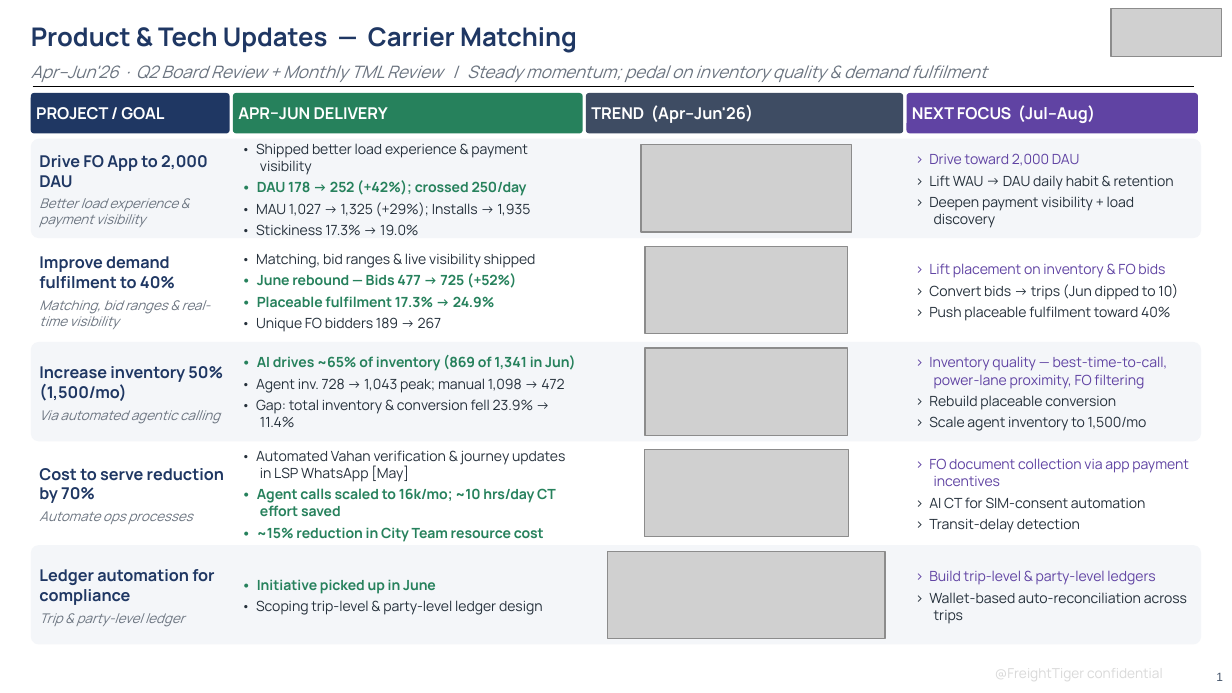
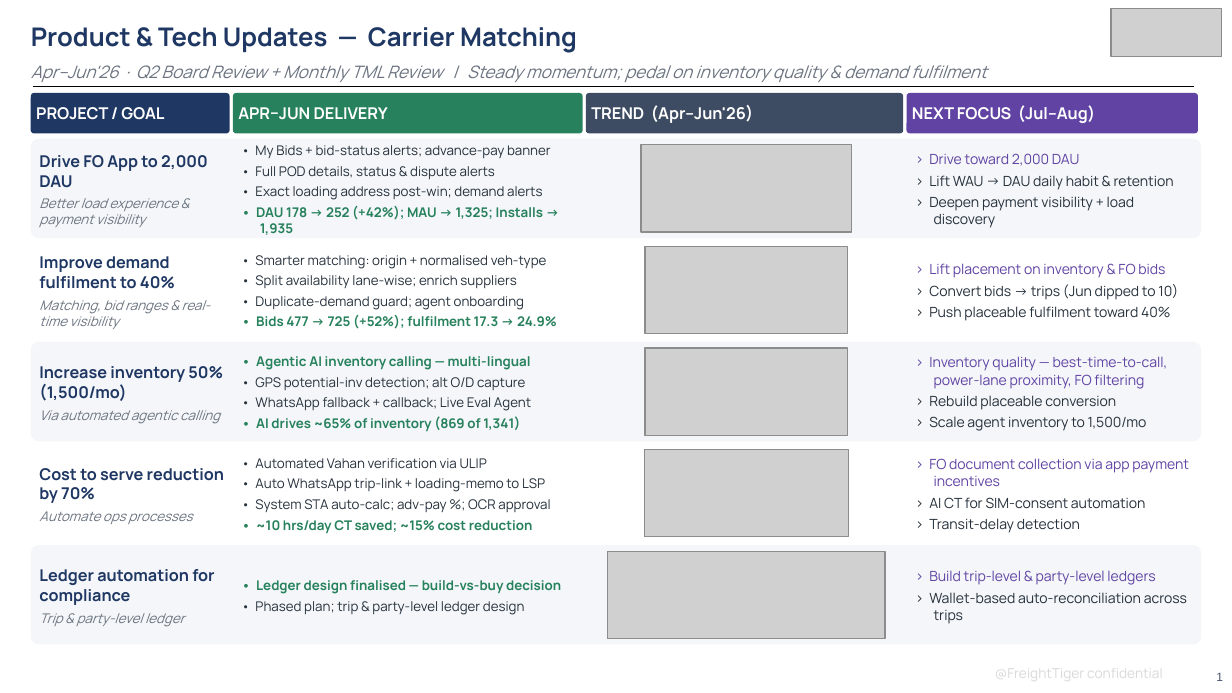
Before and after one commit to Devendra471/linear-prd-agent, a slide deck: slide 1 of board_review_q2_2026/TML_Review_CM_AprMayJun_2026_BoardReview.pptx. Drawn at 1232x693 pixels with LibreOffice and Linux fonts; fonts in the diff are those of the drawing; grey boxes stand for pictures. Boxes give left, top, right and bottom in pixels: in the first picture for what was removed or moved away, otherwise in the second. Text is boxed around its words. In the diff, an @@ line names an element or a change of style, - is before the commit and + after.

```diff
--- a/board_review_q2_2026/TML_Review_CM_AprMayJun_2026_BoardReview.pptx
+++ b/board_review_q2_2026/TML_Review_CM_AprMayJun_2026_BoardReview.pptx
@@ text at [255,145,551,235]: text changed; size 8.2 to 7.8 pt @@
-• Shipped better load experience & payment visibility
-• DAU 178 → 252 (+42%); crossed 250/day
-• MAU 1,027 → 1,325 (+29%); Installs → 1,935
-• Stickiness 17.3% → 19.0%
+• My Bids + bid-status alerts; advance-pay banner
+• Full POD details, status & dispute alerts
+• Exact loading address post-win; demand alerts
+• DAU 178 → 252 (+42%); MAU → 1,325; Installs → 1,935
@@ text at [255,255,557,329]: text changed; size 8.2 to 7.8 pt @@
-• Matching, bid ranges & live visibility shipped
-• June rebound — Bids 477 → 725 (+52%)
-• Placeable fulfilment 17.3% → 24.9%
-• Unique FO bidders 189 → 267
+• Smarter matching: origin + normalised veh-type
+• Split availability lane-wise; enrich suppliers
+• Duplicate-demand guard; agent onboarding
+• Bids 477 → 725 (+52%); fulfilment 17.3 → 24.9%
@@ text at [255,356,531,432]: text changed; size 8.2 to 7.8 pt @@
-• AI drives ~65% of inventory (869 of 1,341 in Jun)
-• Agent inv. 728 → 1,043 peak; manual 1,098 → 472
-• Gap: total inventory & conversion fell 23.9% → 11.4%
+• Agentic AI inventory calling — multi-lingual
+• GPS potential-inv detection; alt O/D capture
+• WhatsApp fallback + callback; Live Eval Agent
+• AI drives ~65% of inventory (869 of 1,341)
@@ text at [255,458,550,534]: text changed; size 8.2 to 7.8 pt; text colour #26815C to #25303B; bold off @@
-• Automated Vahan verification & journey updates in LSP WhatsApp [May]
-• Agent calls scaled to 16k/mo; ~10 hrs/day CT effort saved
-• ~15% reduction in City Team resource cost
+• Automated Vahan verification via ULIP
+• Auto WhatsApp trip-link + loading-memo to LSP
+• System STA auto-calc; adv-pay %; OCR approval
+• ~10 hrs/day CT saved; ~15% cost reduction
@@ text at [255,580,561,615]: text changed; size 8.2 to 7.8 pt; text colour #25303B to #26815C; bold on @@
-• Initiative picked up in June
-• Scoping trip-level & party-level ledger design
+• Ledger design finalised — build-vs-buy decision
+• Phased plan; trip & party-level ledger design
```
Also in this commit, not shown: 1 other file.
